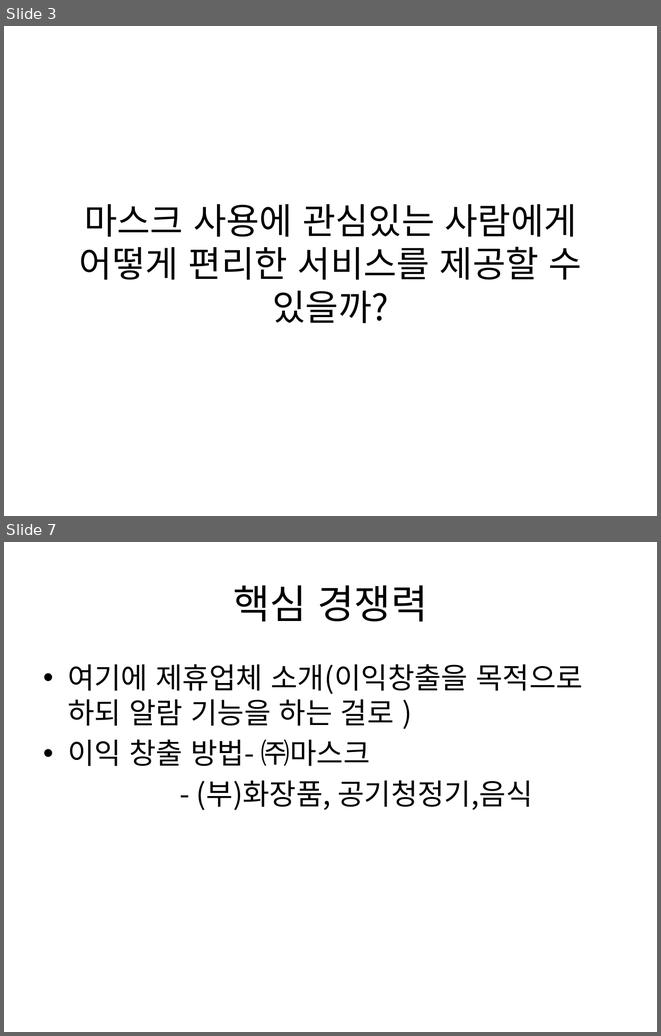
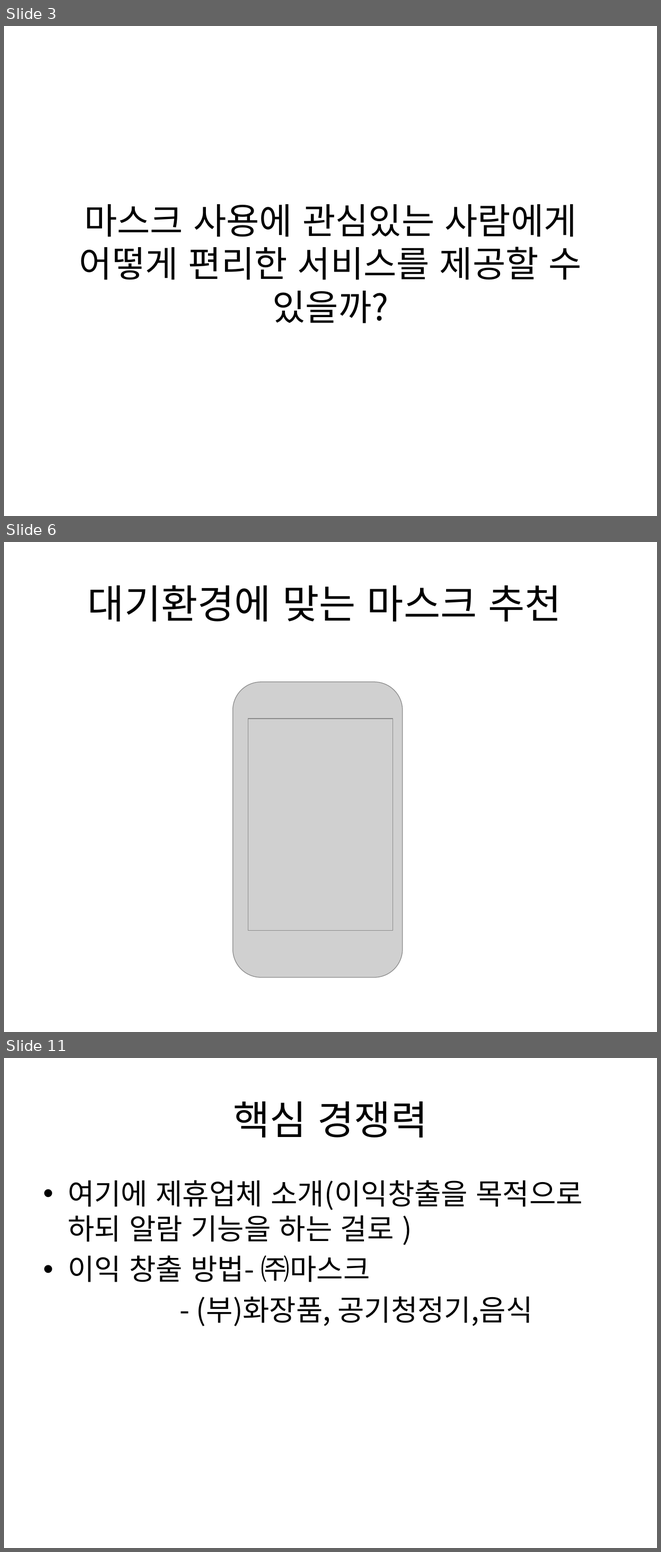
Before and after one commit to pasongsj/ideatone, a slide deck: ideatoneppt.pptx. Shown one above the other, each under a label of ours: slides 3 and 7 before the commit, slides 3, 6 and 11 after it; the slides between them are not shown. The pictures are 661x1036 and 661x1552 pixels, drawn with LibreOffice and Linux fonts; fonts in the diff are those of the drawing; grey boxes stand for pictures. Boxes give left, top, right and bottom in pixels: in the first picture for what was removed or moved away, otherwise in the second. Text is boxed around its words. In the diff, an @@ line names an element or a change of style, - is before the commit and + after.

```diff
--- a/ideatoneppt.pptx
+++ b/ideatoneppt.pptx
@@ slide 6 added at [4, 542, 657, 1032], background #FFFFFF @@
@@ title added at [88, 585, 562, 622], 44 pt, text #000000 @@
+대기환경에 맞는 마스크 추천
@@ picture added at [232, 682, 403, 977] @@
@@ picture added at [248, 718, 392, 930] @@
@@ what was slide 7 is now slide 11 @@
```
Also in this commit, not shown: 6 other slides added, 3 slides removed, 1 other file.
